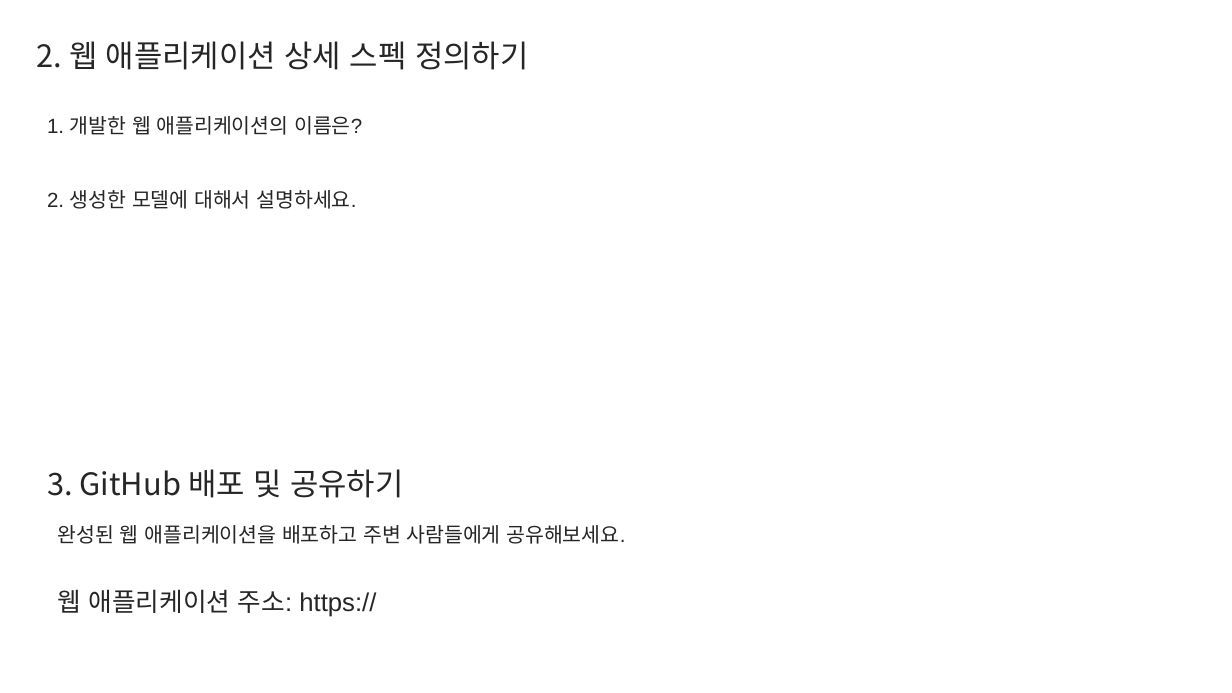
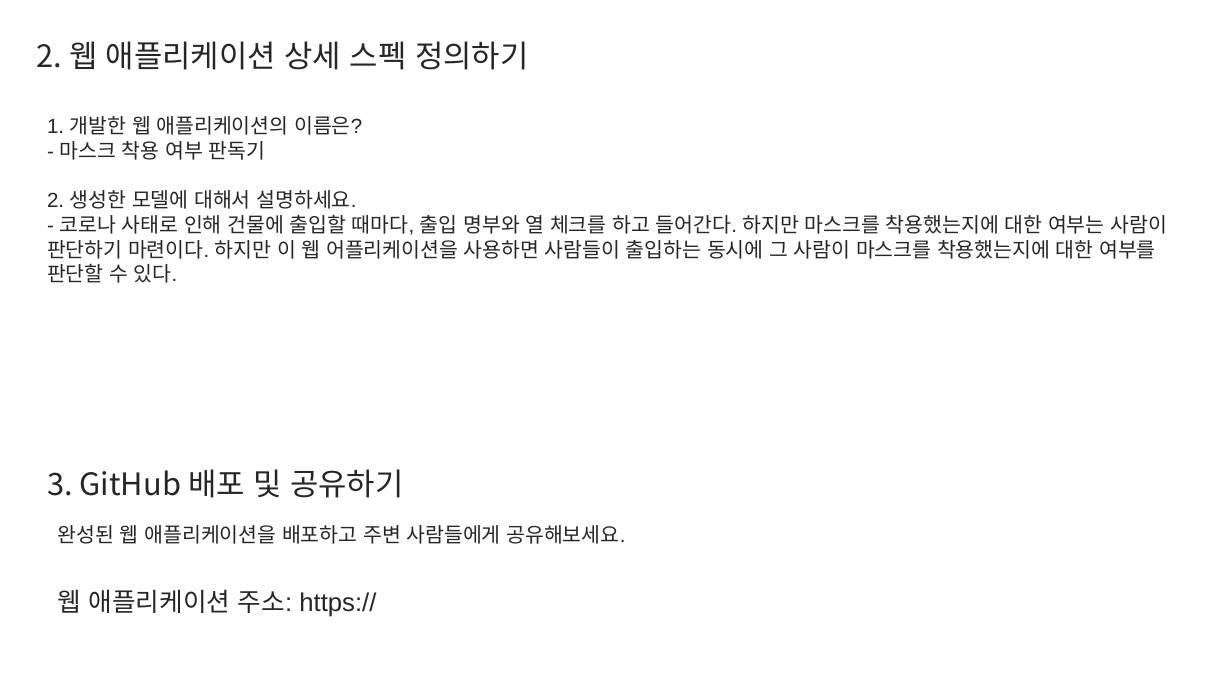
Before and after one commit to imjunyok/learn-tm, a slide deck: slide 3 of Report.pptx. Drawn at 1232x693 pixels with LibreOffice and Linux fonts; fonts in the diff are those of the drawing. Boxes give left, top, right and bottom in pixels: in the first picture for what was removed or moved away, otherwise in the second. Text is boxed around its words. In the diff, an @@ line names an element or a change of style, - is before the commit and + after.

```diff
--- a/Report.pptx
+++ b/Report.pptx
@@ text at (x1=47, y1=116, x2=1167, y2=283): text changed @@
-1. 개발한 웹 애플리케이션의 이름은?
-2. 생성한 모델에 대해서 설명하세요.
+1. 개발한 웹 애플리케이션의 이름은?
+- 마스크 착용 여부 판독기
+2. 생성한 모델에 대해서 설명하세요.
+- 코로나 사태로 인해 건물에 출입할 때마다, 출입 명부와 열 체크를 하고 들어간다. 하지만 마스크를 착용했는지에 대한 여부는 사람이 판단하기 마련이다. 하지만 이 웹 어플리케이션을 사용하면 사람들이 출입하는 동시에 그 사람이 마스크를 착용했는지에 대한 여부를 판단할 수 있다.
```
Also in this commit, not shown: 1 other slide changed, 1 other file.
